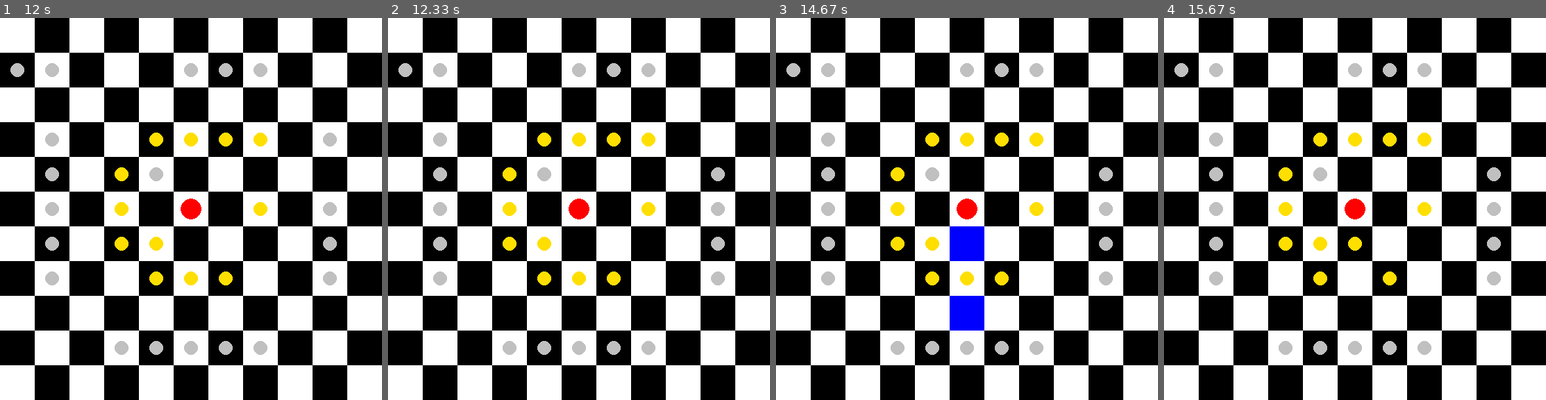
Above: before the commit, frames 1-4 (left to right).
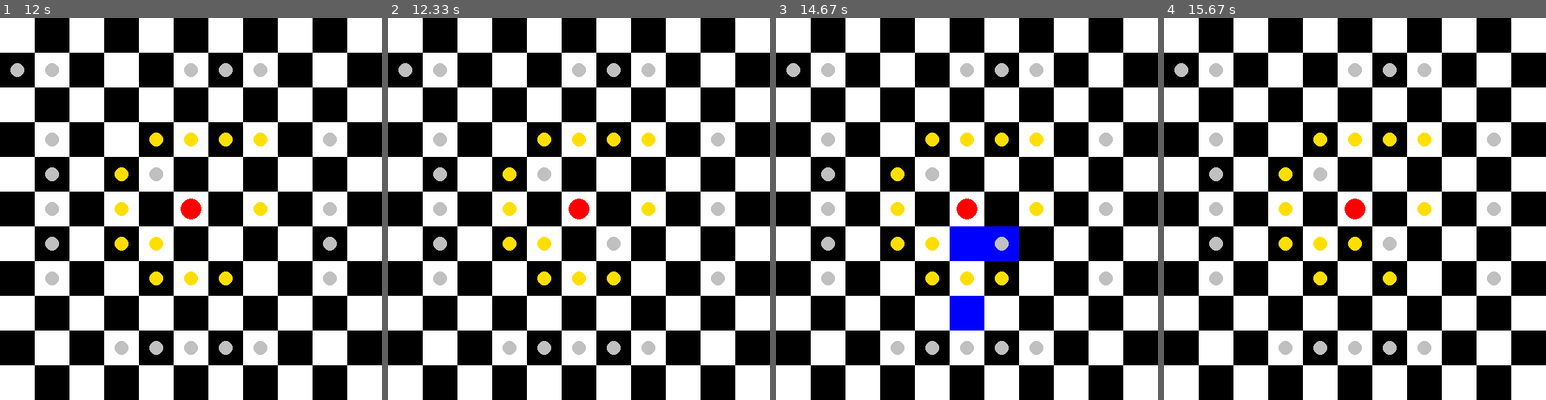
Above: after the commit, the same moments.

Repository: chrisdt1998/Breakthru
Game: pygame game, started from main.py
Two runs of this game, one before a commit and one after it. Both use one fixed random seed, a clock stepped at 60 frames per second and the inputs below.
Inputs (mouse positions are in pixels of both pictures, inside the frame that each line leads up to):
- Up to frame 1 (12 s): click (191, 209) at 0.38 s; tap N at 0.67 s; move the mouse to (244, 258) at 5.1 s; click (244, 258) at 5.33 s; move the mouse to (145, 247) at 6.83 s; click (145, 247) at 7.07 s; move the mouse to (271, 163) at 8.57 s; click (271, 163) at 8.8 s; move the mouse to (248, 124) at 11.43 s; click (248, 124) at 11.67 s
- Up to frame 2 (12.33 s): click (632, 266) at 12.22 s
- Up to frame 3 (14.67 s): move the mouse to (978, 293) at 14.23 s; click (978, 293) at 14.4 s
- Up to frame 4 (15.67 s): move the mouse to (1366, 243) at 15.27 s; click (1366, 243) at 15.47 s

Frame 1 is identical in both runs. In frame 2, 0.4% of the frame differs, in the area x 57-89%, y 30-61%; in frame 3, 1.1%, in the area x 54-89%, y 30-64%; in frame 4, 0.4%.

Commit message:
Fixed small bugs

Diff:
--- a/game.py
+++ b/game.py
@@ -175,6 +175,7 @@
         play = 0
         self.initialize_prints()
         self.Game_board.update()
+        game_ended = False
         # Game loop
         while running:
             for event in pygame.event.get():
@@ -188,37 +189,40 @@
 
                 if play == 0:
                     old_position = None
-
-                if self.players[turn] == 'Human':
-                    if event.type == pygame.MOUSEBUTTONDOWN:
-                        if event.button == 1:
-                            position, self.board, self.gold_arr, self.silver_arr, turn, available_moves, play, old_position = self.run_player_turn(
-                                position, self.board, self.gold_arr, self.silver_arr, turn, available_moves, play, old_position, event)
-                            self.Game_board.update(available_moves)
-                            if self.Game_board.winning_move(self.board) != 0:
-                                print("Close game when you are ready...")
-                                # pygame.time.wait(10000)
-                                # running = False
-                elif self.players[turn] == 'Random':
-                    position, self.board, self.gold_arr, self.silver_arr, turn, available_moves, play, old_position = self.run_player_turn(
-                        position, self.board, self.gold_arr, self.silver_arr, turn, available_moves, play,
-                        old_position, None)
-                    self.Game_board.update(available_moves)
-                    pygame.time.wait(1000)
-                    if self.Game_board.winning_move(self.board) != 0:
-                        print("Close game when you are ready...")
-                        # pygame.time.wait(10000)
-                        # running = False
-                elif self.players[turn] == 'MiniMax':
-                    position, self.board, self.gold_arr, self.silver_arr, turn, available_moves, play, old_position = self.run_player_turn(
-                        position, self.board, self.gold_arr, self.silver_arr, turn, available_moves, play,
-                        old_position, sim=False)
-                    print(old_position)
-                    self.Game_board.update(available_moves)
-                    if self.Game_board.winning_move(self.board) != 0:
-                        print("Close game when you are ready...")
-                        # pygame.time.wait(10000)
-                        # running = False
+                if game_ended is False:
+                    if self.players[turn] == 'Human':
+                        if event.type == pygame.MOUSEBUTTONDOWN:
+                            if event.button == 1:
+                                position, self.board, self.gold_arr, self.silver_arr, turn, available_moves, play, old_position = self.run_player_turn(
+                                    position, self.board, self.gold_arr, self.silver_arr, turn, available_moves, play, old_position, event)
+                                self.Game_board.update(available_moves)
+                                if self.Game_board.winning_move(self.board) != 0:
+                                    print("Close game when you are ready...")
+                                    game_ended = True
+                                    # pygame.time.wait(10000)
+                                    # running = False
+                    elif self.players[turn] == 'Random':
+                        position, self.board, self.gold_arr, self.silver_arr, turn, available_moves, play, old_position = self.run_player_turn(
+                            position, self.board, self.gold_arr, self.silver_arr, turn, available_moves, play,
+                            old_position, None)
+                        self.Game_board.update(available_moves)
+                        pygame.time.wait(1000)
+                        if self.Game_board.winning_move(self.board) != 0:
+                            print("Close game when you are ready...")
+                            game_ended = True
+                            # pygame.time.wait(10000)
+                            # running = False
+                    elif self.players[turn] == 'MiniMax':
+                        position, self.board, self.gold_arr, self.silver_arr, turn, available_moves, play, old_position = self.run_player_turn(
+                            position, self.board, self.gold_arr, self.silver_arr, turn, available_moves, play,
+                            old_position, sim=False)
+                        print(old_position)
+                        self.Game_board.update(available_moves)
+                        if self.Game_board.winning_move(self.board) != 0:
+                            print("Close game when you are ready...")
+                            game_ended = True
+                            # pygame.time.wait(10000)
+                            # running = False
 
 
         pygame.quit()
--- a/main.py
+++ b/main.py
@@ -27,7 +27,7 @@
     # player_2 = 'Random'
     player_2 = 'MiniMax'
     # player_2 = 'Human'
-    search_depth = 2
+    search_depth = 1
     Game = Game(Game_board, length, Random_AI, Minimax_AI, search_depth, player_1, player_2)
     Minimax_AI.initialize_game(Game)
     Game.start()
